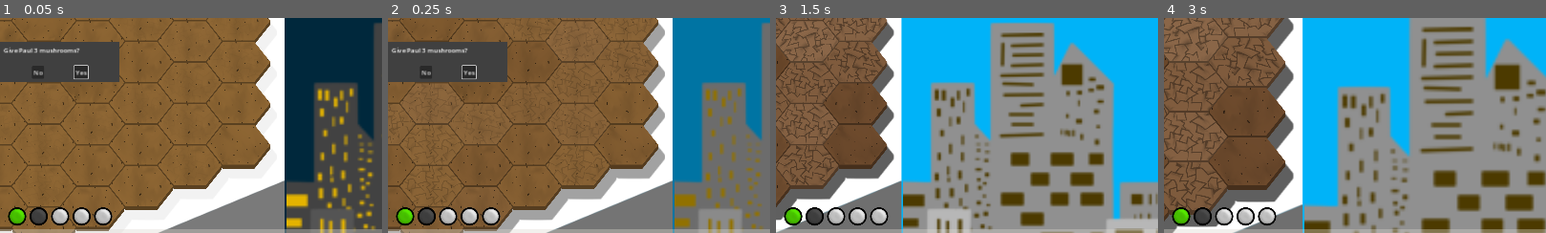
Above: before the commit, frames 1-4 (left to right).
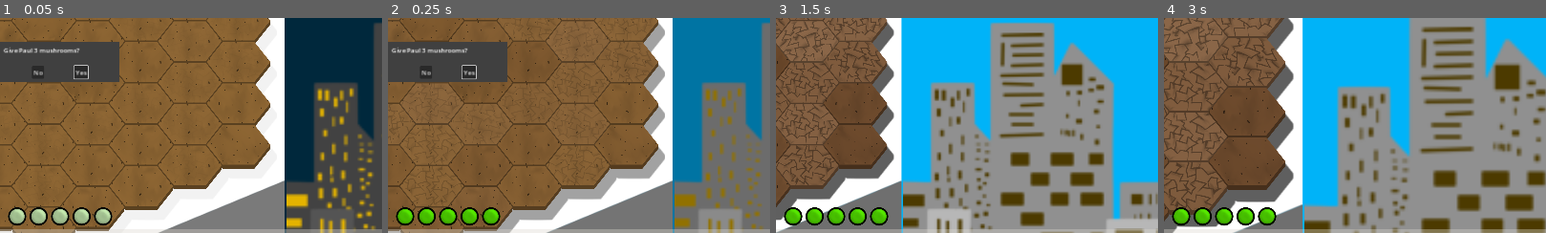
Above: after the commit, the same moments.

Repository: CiaranWoodward/LD54
Game: Godot game, scene res://Level.tscn
Two runs of this game, one before a commit and one after it. Both use one fixed random seed, a clock stepped at 60 frames per second and the inputs below. The engine's default icon, where the game draws it, is replaced by a stand-in: a white triangle on a blue panel in a dark square.
Inputs (mouse positions are % of the whole screen's width and height, from its top left):
- Up to frame 1 (0.05 s): no input
- Up to frame 2 (0.25 s): no input
- Up to frame 3 (1.5 s): move the mouse to (72, 45) at 0.52 s; hold Right (ui_right) 0.53-1.25 s; click (72, 45) at 0.6 s; drag from (30, 55) to (45, 70) at 1.27 s
- Up to frame 4 (3 s): click (21, 94) at 2.02 s; tap Enter at 2.75 s; move the mouse to (60, 28) at 2.77 s; hold Right (ui_right) from 2.78 s (still down); hold Mouse wheel up (zoom_out) from 2.78 s (still down)
The pictures show only the part of the screen within x 42-92%, y 40-90%; the shares and areas given below are measured in that part.

The runs differ from the first frame. In frame 1, 1.1% of the frame differs, in the area x 2-29%, y 88-97%; in frame 2, 0.9%; in frame 3, 0.9%; in frame 4, 0.9%.

Commit message:
Implement the AP hotbar

Diff:
--- a/Level.tscn
+++ b/Level.tscn
@@ -426,7 +426,7 @@
 curve = SubResource("Curve2D_y42ux")
 
 [node name="PathFollow2D" type="PathFollow2D" parent="Sky/SunPath"]
-position = Vector2(2761.07, 915.964)
+position = Vector2(2761.07, 915.96)
 rotation = 1.46413
 progress = 5376.54
 rotates = false
--- a/Plants/Mushroom.tscn
+++ b/Plants/Mushroom.tscn
@@ -96,7 +96,7 @@
 }
 
 [node name="Mushroom" type="Node2D"]
-scale = Vector2(1.24732, 1.43543)
+scale = Vector2(-1.14151, 1.31366)
 script = ExtResource("1_3e0xn")
 spread_percent_fertile = 2
 spread_percent_infertile = 1
--- a/Tiles/plant_tile.tscn
+++ b/Tiles/plant_tile.tscn
@@ -102,3 +102,5 @@
 color_initial_ramp = SubResource("Gradient_j85dy")
 hue_variation_min = 1.0
 hue_variation_max = 1.0
+
+[node name="PopupPanel" type="PopupPanel" parent="."]
--- /dev/null
+++ b/UI/APbox.gd
@@ -0,0 +1,27 @@
+extends HBoxContainer
+
+@export var on_mod = Color("5eff00")
+@export var off_mod = Color("535353")
+
+var tweens = {}
+
+# Called when the node enters the scene tree for the first time.
+func _ready():
+	Global.action_points_changed.connect(update)
+
+func _set_mod(point, threshold, node):
+	if point < threshold:
+		var t = create_tween()
+		tweens[node] = t
+		t.tween_property(node, "modulate", off_mod, 0.2)
+	if point >= threshold:
+		var t = create_tween()
+		tweens[node] = t
+		t.tween_property(node, "modulate", on_mod, 0.2)
+
+func update(points):
+	_set_mod(points, 1, $AP1)
+	_set_mod(points, 2, $AP2)
+	_set_mod(points, 3, $AP3)
+	_set_mod(points, 4, $AP4)
+	_set_mod(points, 5, $AP5)
--- a/UI/HUD.tscn
+++ b/UI/HUD.tscn
@@ -6,9 +6,9 @@
 [ext_resource type="PackedScene" uid="uid://ivh3v87hka2i" path="res://UI/plant_button.tscn" id="2_b4o4e"]
 [ext_resource type="PackedScene" uid="uid://0qqdaelxnqdg" path="res://UI/destroy_button.tscn" id="4_u8uef"]
 [ext_resource type="PackedScene" uid="uid://dwa26aog7olj5" path="res://UI/end_turn_button.tscn" id="5_uy6yv"]
-[ext_resource type="Script" path="res://UI/ActionPointLabel.gd" id="7_5ec4i"]
 [ext_resource type="Script" path="res://UI/Quotas.gd" id="8_dhiuq"]
 [ext_resource type="Texture2D" uid="uid://cqecmla6hhtr2" path="res://Graphics/Icons/AP0000.png" id="8_phdsi"]
+[ext_resource type="Script" path="res://UI/APbox.gd" id="8_r08wt"]
 [ext_resource type="Script" path="res://UI/Title.gd" id="8_v41g0"]
 [ext_resource type="Texture2D" uid="uid://d4ft2n5exr3f4" path="res://Graphics/Background/Quota0000.png" id="10_xmqyb"]
 [ext_resource type="PackedScene" uid="uid://d3fk3e8hi32jv" path="res://UI/quota_item.tscn" id="11_40ugx"]
@@ -84,45 +84,39 @@
 grow_vertical = 0
 theme = ExtResource("1_bdcb7")
 
-[node name="ActionPointLabel" type="Label" parent="ActionCounter"]
+[node name="APbox" type="HBoxContainer" parent="ActionCounter"]
 layout_mode = 2
-horizontal_alignment = 1
-script = ExtResource("7_5ec4i")
+script = ExtResource("8_r08wt")
 
-[node name="HBoxContainer" type="HBoxContainer" parent="ActionCounter"]
-layout_mode = 2
-
-[node name="AP1" type="TextureRect" parent="ActionCounter/HBoxContainer"]
-self_modulate = Color(0.368627, 1, 0, 1)
+[node name="AP1" type="TextureRect" parent="ActionCounter/APbox"]
 custom_minimum_size = Vector2(50, 50)
 layout_mode = 2
 texture = ExtResource("8_phdsi")
 expand_mode = 1
 stretch_mode = 4
 
-[node name="AP2" type="TextureRect" parent="ActionCounter/HBoxContainer"]
-self_modulate = Color(0.32549, 0.32549, 0.32549, 1)
+[node name="AP2" type="TextureRect" parent="ActionCounter/APbox"]
 custom_minimum_size = Vector2(50, 50)
 layout_mode = 2
 texture = ExtResource("8_phdsi")
 expand_mode = 1
 stretch_mode = 4
 
-[node name="AP3" type="TextureRect" parent="ActionCounter/HBoxContainer"]
+[node name="AP3" type="TextureRect" parent="ActionCounter/APbox"]
 custom_minimum_size = Vector2(50, 50)
 layout_mode = 2
 texture = ExtResource("8_phdsi")
 expand_mode = 1
 stretch_mode = 4
 
-[node name="AP4" type="TextureRect" parent="ActionCounter/HBoxContainer"]
+[node name="AP4" type="TextureRect" parent="ActionCounter/APbox"]
 custom_minimum_size = Vector2(50, 50)
 layout_mode = 2
 texture = ExtResource("8_phdsi")
 expand_mode = 1
 stretch_mode = 4
 
-[node name="AP5" type="TextureRect" parent="ActionCounter/HBoxContainer"]
+[node name="AP5" type="TextureRect" parent="ActionCounter/APbox"]
 custom_minimum_size = Vector2(50, 50)
 layout_mode = 2
 texture = ExtResource("8_phdsi")
Not shown: 1 places in Plants/Mushroom.tscn that only renumber resources
